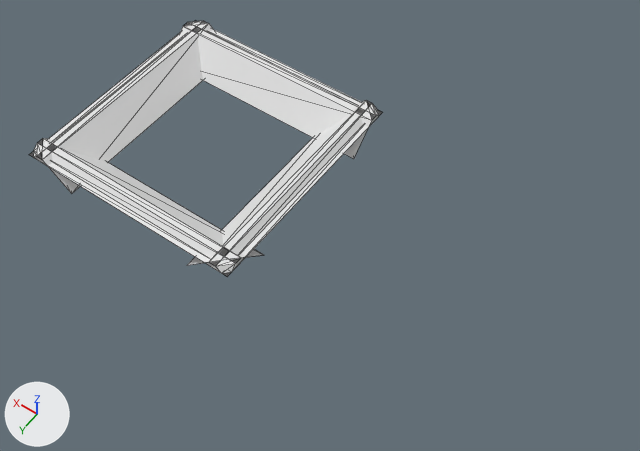
Renders of the glTF model game/src/assets/walls.glb from each side of a commit.
One viewpoint serves both versions: a 50 mm camera at (-3.3, 1.26, 2.57) aimed at (-2.08, -0.45, -0.11). The lights are fixed; the arrows at lower left show +X, +Y and +Z. Mesh edges are drawn as thin lines.

The first picture shows 'wall-b', 'wall-l', 'wall-r', 'wall-t'.
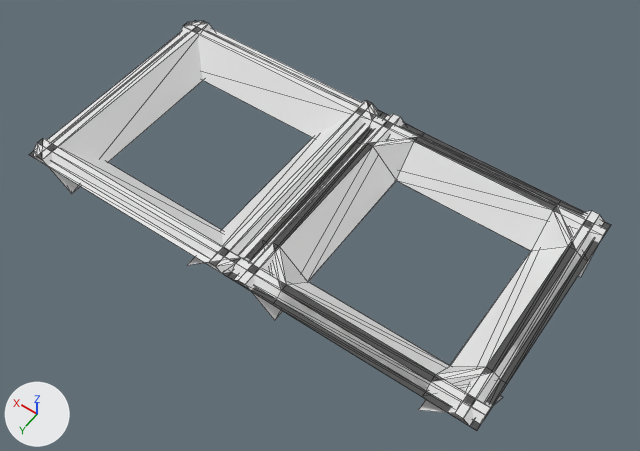
Commit message: Implement inner walls

Pixel boxes [x1, y1, x2, y2] of what changed, in the pictures (640 x 451 px):
'wall-b.003', added
    after: [369, 113, 610, 430]
'wall-b.004', added
    after: [228, 113, 611, 320]
'wall-b.002', added
    after: [229, 211, 609, 430]
'wall-b.001', added
    after: [228, 114, 502, 427]

Diff of the bpy script that builds the scene:
```diff
--- a/game/src/assets/walls.glb.py
+++ b/game/src/assets/walls.glb.py
@@ me_wall_tl_i @@
+me_wall_tl_i.from_pydata(...)  # 20 vertices, 24 faces; spans x 0.0..1.0, y -1.0..0.0, z -0.098..0.022
@@ me_wall_tr_i @@
+me_wall_tr_i.from_pydata(...)  # 20 vertices, 24 faces; spans x 0.0..1.0, y -1.0..0.0, z -0.098..0.022
@@ me_wall_br_i @@
+me_wall_br_i.from_pydata(...)  # 20 vertices, 24 faces; spans x 0.0..1.0, y -1.0..0.0, z -0.098..0.022
@@ me_wall_bl_i @@
+me_wall_bl_i.from_pydata(...)  # 20 vertices, 24 faces; spans x 0.0..1.0, y -1.0..0.0, z -0.098..0.022
@@ ob_wall_b_004 @@
+ob_wall_b_004 = bpy.data.objects.new('wall-b.004', me_wall_tl_i)
+ob_wall_b_004.location = (-3.0, 0.0, 0.0)
@@ ob_wall_b_003 @@
+ob_wall_b_003 = bpy.data.objects.new('wall-b.003', me_wall_tr_i)
+ob_wall_b_003.location = (-3.0, 0.0, 0.0)
@@ ob_wall_b_002 @@
+ob_wall_b_002 = bpy.data.objects.new('wall-b.002', me_wall_br_i)
+ob_wall_b_002.location = (-3.0, 0.0, 0.0)
@@ ob_wall_b_001 @@
+ob_wall_b_001 = bpy.data.objects.new('wall-b.001', me_wall_bl_i)
+ob_wall_b_001.location = (-3.0, 0.0, 0.0)
```
